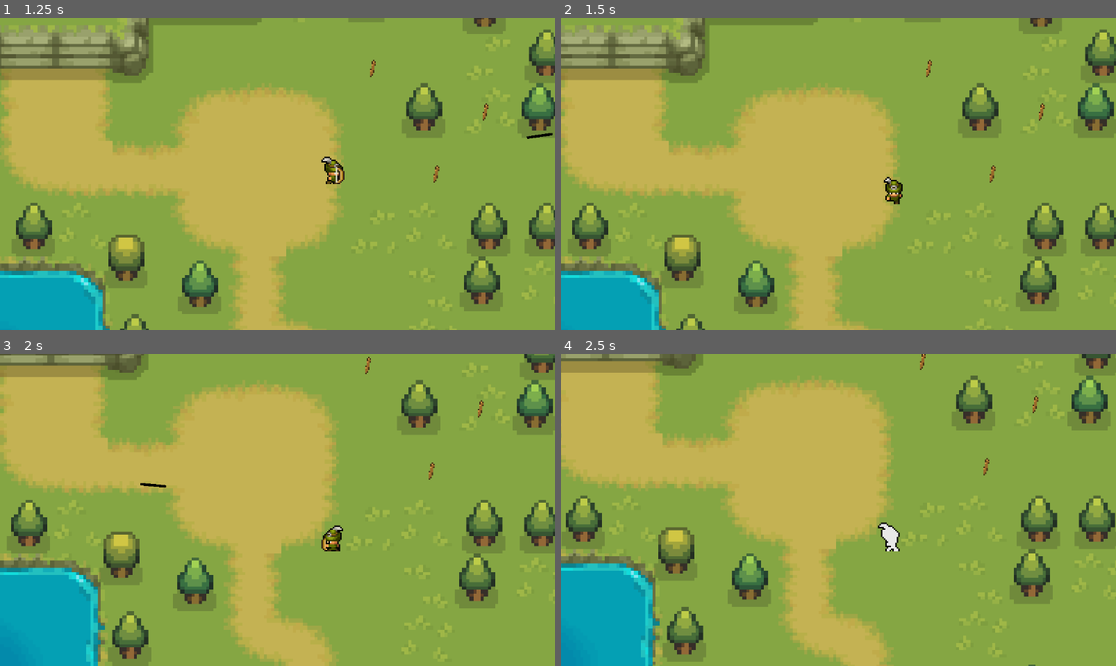
Above: before the commit, frames 1-4 (two rows, left to right).
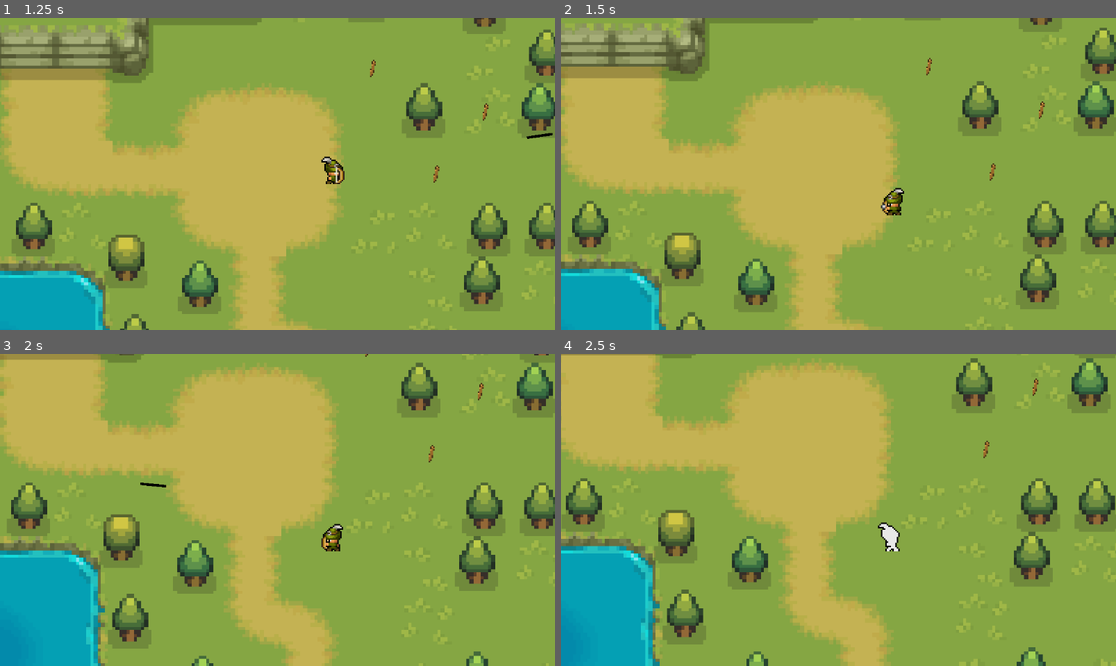
Above: after the commit, the same moments.

Repository: faultylegend/Godot_Survival_Game_Demo
Game: Godot game, scene res://scenes/world.tscn
Two runs of this game, one before a commit and one after it. Both use one fixed random seed, a clock stepped at 60 frames per second and the inputs below. The engine's default icon, where the game draws it, is replaced by a stand-in: a white triangle on a blue panel in a dark square.
Inputs (mouse positions are in pixels of both pictures, inside the frame that each line leads up to):
- Up to frame 1 (1.25 s): move the mouse to (399, 158) at 0.52 s; hold D (right) from 0.53 s (still down); right-click (399, 158) at 0.6 s; click (399, 158) at 0.8 s
- Up to frame 2 (1.5 s): move the mouse to (727, 189) at 1.27 s; release D (right) at 1.28 s; hold S (down) from 1.28 s (still down); click (727, 189) at 1.35 s
- Up to frame 3 (2 s): keep holding S (down); right-click (166, 525) at 1.55 s
- Up to frame 4 (2.5 s): move the mouse to (894, 441) at 2.02 s; release S (down) at 2.03 s; hold D (right) from 2.03 s (still down); tap / (death_button) at 2.1 s; click (894, 441) at 2.3 s

Frame 1 is identical in both runs. In frame 2, 6.0% of the frame differs, in the area x 0-100%, y 0-100%; in frame 3, 24%; in frame 4, 24%.

Commit message:
added meleeing anims (needs hitboxes)

Diff:
--- a/project.godot
+++ b/project.godot
@@ -57,6 +57,11 @@
 "events": [Object(InputEventKey,"resource_local_to_scene":false,"resource_name":"","device":-1,"window_id":0,"alt_pressed":false,"shift_pressed":false,"ctrl_pressed":false,"meta_pressed":false,"pressed":false,"keycode":0,"physical_keycode":69,"key_label":0,"unicode":101,"echo":false,"script":null)
 ]
 }
+melee={
+"deadzone": 0.5,
+"events": [Object(InputEventMouseButton,"resource_local_to_scene":false,"resource_name":"","device":-1,"window_id":0,"alt_pressed":false,"shift_pressed":false,"ctrl_pressed":false,"meta_pressed":false,"button_mask":1,"position":Vector2(76, 12),"global_position":Vector2(80, 53),"factor":1.0,"button_index":1,"canceled":false,"pressed":true,"double_click":false,"script":null)
+]
+}
 
 [rendering]
 
--- a/scenes/player.tscn
+++ b/scenes/player.tscn
@@ -547,6 +547,134 @@
 "transitions": PackedFloat32Array(1, 1),
 "update": 1,
 "values": [122, 123]
+}
+
+[sub_resource type="Animation" id="Animation_pv1hu"]
+resource_name = "melee_s"
+length = 0.4
+tracks/0/type = "value"
+tracks/0/imported = false
+tracks/0/enabled = true
+tracks/0/path = NodePath("Sprite2D:frame")
+tracks/0/interp = 1
+tracks/0/loop_wrap = true
+tracks/0/keys = {
+"times": PackedFloat32Array(0, 0.1, 0.2, 0.3),
+"transitions": PackedFloat32Array(1, 1, 1, 1),
+"update": 1,
+"values": [5, 6, 7, 8]
+}
+
+[sub_resource type="Animation" id="Animation_oua6n"]
+resource_name = "melee_se"
+length = 0.4
+tracks/0/type = "value"
+tracks/0/imported = false
+tracks/0/enabled = true
+tracks/0/path = NodePath("Sprite2D:frame")
+tracks/0/interp = 1
+tracks/0/loop_wrap = true
+tracks/0/keys = {
+"times": PackedFloat32Array(0, 0.1, 0.2, 0.3),
+"transitions": PackedFloat32Array(1, 1, 1, 1),
+"update": 1,
+"values": [25, 26, 27, 28]
+}
+
+[sub_resource type="Animation" id="Animation_cbh8d"]
+resource_name = "melee_e"
+length = 0.4
+tracks/0/type = "value"
+tracks/0/imported = false
+tracks/0/enabled = true
+tracks/0/path = NodePath("Sprite2D:frame")
+tracks/0/interp = 1
+tracks/0/loop_wrap = true
+tracks/0/keys = {
+"times": PackedFloat32Array(0, 0.1, 0.2, 0.3),
+"transitions": PackedFloat32Array(1, 1, 1, 1),
+"update": 1,
+"values": [45, 46, 47, 48]
+}
+
+[sub_resource type="Animation" id="Animation_k8yfl"]
+resource_name = "melee_ne"
+length = 0.4
+tracks/0/type = "value"
+tracks/0/imported = false
+tracks/0/enabled = true
+tracks/0/path = NodePath("Sprite2D:frame")
+tracks/0/interp = 1
+tracks/0/loop_wrap = true
+tracks/0/keys = {
+"times": PackedFloat32Array(0, 0.1, 0.2, 0.3),
+"transitions": PackedFloat32Array(1, 1, 1, 1),
+"update": 1,
+"values": [65, 66, 67, 68]
+}
+
+[sub_resource type="Animation" id="Animation_imn1r"]
+resource_name = "melee_n"
+length = 0.4
+tracks/0/type = "value"
+tracks/0/imported = false
+tracks/0/enabled = true
+tracks/0/path = NodePath("Sprite2D:frame")
+tracks/0/interp = 1
+tracks/0/loop_wrap = true
+tracks/0/keys = {
+"times": PackedFloat32Array(0, 0.1, 0.2, 0.3),
+"transitions": PackedFloat32Array(1, 1, 1, 1),
+"update": 1,
+"values": [85, 86, 87, 88]
+}
+
+[sub_resource type="Animation" id="Animation_aogab"]
+resource_name = "melee_nw"
+length = 0.4
+tracks/0/type = "value"
+tracks/0/imported = false
+tracks/0/enabled = true
+tracks/0/path = NodePath("Sprite2D:frame")
+tracks/0/interp = 1
+tracks/0/loop_wrap = true
+tracks/0/keys = {
+"times": PackedFloat32Array(0, 0.1, 0.2, 0.3),
+"transitions": PackedFloat32Array(1, 1, 1, 1),
+"update": 1,
+"values": [105, 106, 107, 108]
+}
+
+[sub_resource type="Animation" id="Animation_vnnb5"]
+resource_name = "melee_w"
+length = 0.4
+tracks/0/type = "value"
+tracks/0/imported = false
+tracks/0/enabled = true
+tracks/0/path = NodePath("Sprite2D:frame")
+tracks/0/interp = 1
+tracks/0/loop_wrap = true
+tracks/0/keys = {
+"times": PackedFloat32Array(0, 0.1, 0.2, 0.3),
+"transitions": PackedFloat32Array(1, 1, 1, 1),
+"update": 1,
+"values": [125, 126, 127, 128]
+}
+
+[sub_resource type="Animation" id="Animation_w2en8"]
+resource_name = "melee_sw"
+length = 0.4
+tracks/0/type = "value"
+tracks/0/imported = false
+tracks/0/enabled = true
+tracks/0/path = NodePath("Sprite2D:frame")
+tracks/0/interp = 1
+tracks/0/loop_wrap = true
+tracks/0/keys = {
+"times": PackedFloat32Array(0, 0.1, 0.2, 0.3),
+"transitions": PackedFloat32Array(1, 1, 1, 1),
+"update": 1,
+"values": [145, 146, 147, 148]
 }
 
 [sub_resource type="AnimationLibrary" id="AnimationLibrary_33460"]
@@ -568,6 +696,14 @@
 "idle_se": SubResource("Animation_ayf1k"),
 "idle_sw": SubResource("Animation_5h7sw"),
 "idle_w": SubResource("Animation_lltgc"),
+"melee_e": SubResource("Animation_cbh8d"),
+"melee_n": SubResource("Animation_imn1r"),
+"melee_ne": SubResource("Animation_k8yfl"),
+"melee_nw": SubResource("Animation_aogab"),
+"melee_s": SubResource("Animation_pv1hu"),
+"melee_se": SubResource("Animation_oua6n"),
+"melee_sw": SubResource("Animation_w2en8"),
+"melee_w": SubResource("Animation_vnnb5"),
 "shoot_e": SubResource("Animation_ge40x"),
 "shoot_n": SubResource("Animation_lr2ye"),
 "shoot_ne": SubResource("Animation_e57yg"),
@@ -680,6 +816,51 @@
 max_space = Vector2(1, 1.1)
 blend_mode = 1
 
+[sub_resource type="AnimationNodeAnimation" id="AnimationNodeAnimation_xvvkl"]
+animation = &"melee_n"
+
+[sub_resource type="AnimationNodeAnimation" id="AnimationNodeAnimation_duir1"]
+animation = &"melee_s"
+
+[sub_resource type="AnimationNodeAnimation" id="AnimationNodeAnimation_6bekj"]
+animation = &"melee_w"
+
+[sub_resource type="AnimationNodeAnimation" id="AnimationNodeAnimation_qei8g"]
+animation = &"melee_e"
+
+[sub_resource type="AnimationNodeAnimation" id="AnimationNodeAnimation_34ap8"]
+animation = &"melee_sw"
+
+[sub_resource type="AnimationNodeAnimation" id="AnimationNodeAnimation_v5r34"]
+animation = &"melee_se"
+
+[sub_resource type="AnimationNodeAnimation" id="AnimationNodeAnimation_ghaet"]
+animation = &"melee_nw"
+
+[sub_resource type="AnimationNodeAnimation" id="AnimationNodeAnimation_j016c"]
+animation = &"melee_ne"
+
+[sub_resource type="AnimationNodeBlendSpace2D" id="AnimationNodeBlendSpace2D_vqqys"]
+auto_triangles = false
+blend_point_0/node = SubResource("AnimationNodeAnimation_xvvkl")
+blend_point_0/pos = Vector2(0, -1)
+blend_point_1/node = SubResource("AnimationNodeAnimation_duir1")
+blend_point_1/pos = Vector2(0, 1)
+blend_point_2/node = SubResource("AnimationNodeAnimation_6bekj")
+blend_point_2/pos = Vector2(-1, 0)
+blend_point_3/node = SubResource("AnimationNodeAnimation_qei8g")
+blend_point_3/pos = Vector2(1, 0)
+blend_point_4/node = SubResource("AnimationNodeAnimation_34ap8")
+blend_point_4/pos = Vector2(-0.7, 0.7)
+blend_point_5/node = SubResource("AnimationNodeAnimation_v5r34")
+blend_point_5/pos = Vector2(0.7, 0.7)
+blend_point_6/node = SubResource("AnimationNodeAnimation_ghaet")
+blend_point_6/pos = Vector2(-0.7, -0.7)
+blend_point_7/node = SubResource("AnimationNodeAnimation_j016c")
+blend_point_7/pos = Vector2(0.7, -0.7)
+triangles = PackedInt32Array(0, 1, 2, 0, 1, 3)
+blend_mode = 1
+
 [sub_resource type="AnimationNodeAnimation" id="AnimationNodeAnimation_c5ha1"]
 animation = &"shoot_s"
 
@@ -815,18 +996,43 @@
 advance_mode = 2
 advance_condition = &"no_health"
 
+[sub_resource type="AnimationNodeStateMachineTransition" id="AnimationNodeStateMachineTransition_1w88w"]
+advance_mode = 2
+advance_condition = &"melee"
+
+[sub_resource type="AnimationNodeStateMachineTransition" id="AnimationNodeStateMachineTransition_sc82b"]
+switch_mode = 2
+advance_mode = 2
+advance_condition = &"idle"
+
+[sub_resource type="AnimationNodeStateMachineTransition" id="AnimationNodeStateMachineTransition_kcljx"]
+switch_mode = 2
+advance_mode = 2
+advance_condition = &"is_moving"
+
+[sub_resource type="AnimationNodeStateMachineTransition" id="AnimationNodeStateMachineTransition_igc56"]
+advance_mode = 2
+advance_condition = &"melee"
+
+[sub_resource type="AnimationNodeStateMachineTransition" id="AnimationNodeStateMachineTransition_mw7sf"]
+advance_mode = 2
+advance_condition = &"no_health"
+
 [sub_resource type="AnimationNodeStateMachine" id="AnimationNodeStateMachine_x15eb"]
 states/Death/node = SubResource("AnimationNodeBlendSpace2D_l6bck")
 states/Death/position = Vector2(514, 204)
+states/End/position = Vector2(899, 100)
 states/Idle/node = SubResource("AnimationNodeBlendSpace2D_sqnst")
 states/Idle/position = Vector2(367, 92)
+states/Melee/node = SubResource("AnimationNodeBlendSpace2D_vqqys")
+states/Melee/position = Vector2(470, -22)
 states/Shoot/node = SubResource("AnimationNodeBlendSpace2D_n3tvy")
 states/Shoot/position = Vector2(629, -17)
 states/Start/position = Vector2(201, 92)
 states/Walk/node = SubResource("AnimationNodeBlendSpace2D_5xkpw")
-states/Walk/position = Vector2(668, 92)
-transitions = ["Start", "Idle", SubResource("AnimationNodeSt …(662 unchanged characters)… mationNodeStateMachineTransition_khx6q")]
-graph_offset = Vector2(-20, -155)
+states/Walk/position = Vector2(685, 92)
+transitions = ["Start", "Idle", SubResource("AnimationNodeSt …(662 unchanged characters)… mationNodeStateMachineTransition_khx6q"), "Idle", "Melee", SubResource("AnimationNodeStateMachineTransition_1w88w"), "Melee", "Idle", SubResource("AnimationNodeStateMachineTransition_sc82b"), "Melee", "Walk", SubResource("AnimationNodeStateMachineTransition_kcljx"), "Walk", "Melee", SubResource("AnimationNodeStateMachineTransition_igc56"), "Melee", "Death", SubResource("AnimationNodeStateMachineTransition_mw7sf")]
+graph_offset = Vector2(-97, -87)
 
 [sub_resource type="CircleShape2D" id="CircleShape2D_hxbnx"]
 radius = 3.0
@@ -846,18 +1052,17 @@
 }
 
 [node name="AnimationTree" type="AnimationTree" parent="."]
-libraries = {
-"": SubResource("AnimationLibrary_33460")
-}
 tree_root = SubResource("AnimationNodeStateMachine_x15eb")
 anim_player = NodePath("../AnimationPlayer")
 parameters/conditions/idle = false
 parameters/conditions/is_moving = false
+parameters/conditions/melee = false
 parameters/conditions/no_health = false
 parameters/conditions/shoot = false
 parameters/Death/blend_position = Vector2(0, 0.00529099)
-parameters/Idle/blend_position = Vector2(0.00105822, -0.0145375)
-parameters/Shoot/blend_position = Vector2(0, 0)
+parameters/Idle/blend_position = Vector2(-0.320477, -0.20837)
+parameters/Melee/blend_position = Vector2(0, 0)
+parameters/Shoot/blend_position = Vector2(-0.722681, 0.295595)
 parameters/Walk/blend_position = Vector2(-0.13545, -0.00484574)
 
 [node name="Attack_Timer" type="Timer" parent="."]
--- a/scenes/world.tscn
+++ b/scenes/world.tscn
@@ -738,6 +738,9 @@
 [node name="world" type="Node2D"]
 y_sort_enabled = true
 
+[node name="player" parent="." instance=ExtResource("1_o8fex")]
+position = Vector2(102, 63)
+
 [node name="TileMap" type="TileMap" parent="."]
 y_sort_enabled = true
 tile_set = SubResource("TileSet_y2b8u")
@@ -752,22 +755,23 @@
 layer_2/y_sort_enabled = true
 layer_2/tile_data = PackedInt32Array(196609, 524291, 0, 262144, 1114115, 1, 327681, 524291, 2, 393218, 1114115, 0, 4587 …(1298 unchanged characters)…
 
-[node name="apple_tree" parent="." instance=ExtResource("6_acupw")]
+[node name="Apple_Trees" type="Node" parent="."]
+
+[node name="apple_tree" parent="Apple_Trees" instance=ExtResource("6_acupw")]
 position = Vector2(257, -54)
 
-[node name="apple_tree2" parent="." instance=ExtResource("6_acupw")]
+[node name="apple_tree2" parent="Apple_Trees" instance=ExtResource("6_acupw")]
 position = Vector2(9, 122)
 
-[node name="player" parent="." instance=ExtResource("1_o8fex")]
-position = Vector2(102, 63)
-
-[node name="stick_collectable" parent="." instance=ExtResource("7_2cgni")]
+[node name="Sticks" type="Node" parent="."]
+
+[node name="stick_collectable" parent="Sticks" instance=ExtResource("7_2cgni")]
 position = Vector2(180, -10)
 
-[node name="stick_collectable2" parent="." instance=ExtResource("7_2cgni")]
+[node name="stick_collectable2" parent="Sticks" instance=ExtResource("7_2cgni")]
 position = Vector2(258, 20)
 
-[node name="stick_collectable3" parent="." instance=ExtResource("7_2cgni")]
+[node name="stick_collectable3" parent="Sticks" instance=ExtResource("7_2cgni")]
 position = Vector2(224, 63)
 
 [node name="slime" parent="." instance=ExtResource("8_lq27k")]
--- a/scripts/player.gd
+++ b/scripts/player.gd
@@ -10,9 +10,10 @@
 const walk_speed = 125
 var facing_direction : Vector2 = Vector2.ZERO
 var shooting : bool
+var meleeing : bool
 var bow_equipt = true
-var bow_cooldown = true
-var arror = preload("res://scenes/arrow.tscn")
+var sword_equipt = true
+var arrow = preload("res://scenes/arrow.tscn")
 
 func player():
 	pass
@@ -20,6 +21,7 @@
 func _ready():
 	animation_tree.active = true
 	shooting = false
+	meleeing = false
 	health = 5
 	update_animation_parameters()
 
@@ -58,7 +60,7 @@
 	if Input.is_action_just_pressed("shoot") and !shooting and bow_equipt:
 		animation_tree["parameters/conditions/shoot"] = true
 		shooting = true
-		var arrow_instance = arror.instantiate()
+		var arrow_instance = arrow.instantiate()
 		arrow_instance.rotation = $Marker2D.rotation
 		arrow_instance.global_position = $Marker2D.global_position
 		add_child(arrow_instance)
@@ -66,6 +68,14 @@
 		$Attack_Timer.start()
 	else:
 		animation_tree["parameters/conditions/shoot"] = false
+
+	if Input.is_action_just_pressed("melee") and !meleeing and sword_equipt:
+		animation_tree["parameters/conditions/melee"] = true
+		meleeing = true
+		$Attack_Timer.wait_time = 0.5
+		$Attack_Timer.start()
+	else:
+		animation_tree["parameters/conditions/melee"] = false
 
 	if health == 0:
 		animation_tree["parameters/conditions/no_health"] = true
@@ -77,10 +87,12 @@
 	animation_tree["parameters/Death/blend_position"]= facing_direction
 	if !shooting:
 		animation_tree["parameters/Shoot/blend_position"]= attack_direction
-
+	if !meleeing:
+		animation_tree["parameters/Melee/blend_position"]= attack_direction
 
 func _on_shooting_timer_timeout():
 	shooting = false
+	meleeing = false
 
 func collect(item):
 	inv.insert(item)
Not shown: 1 places in scenes/player.tscn that only renumber resources
